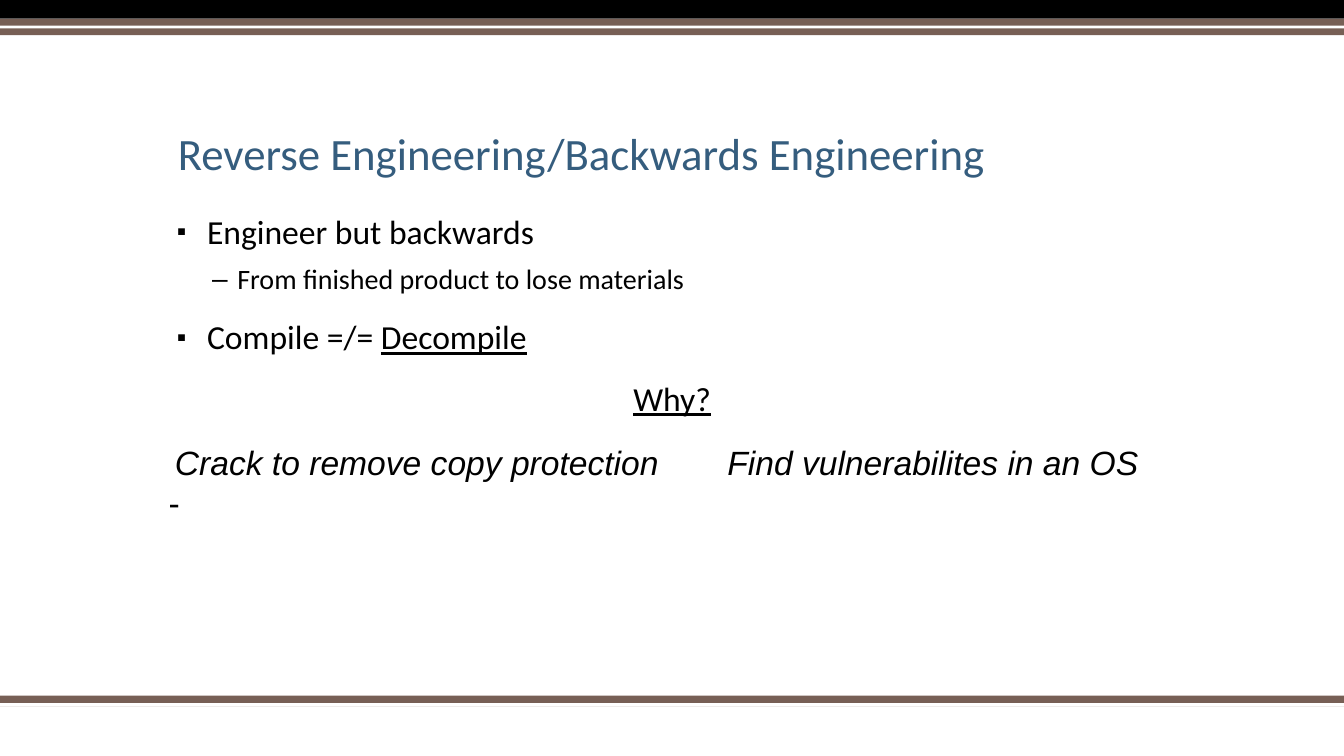
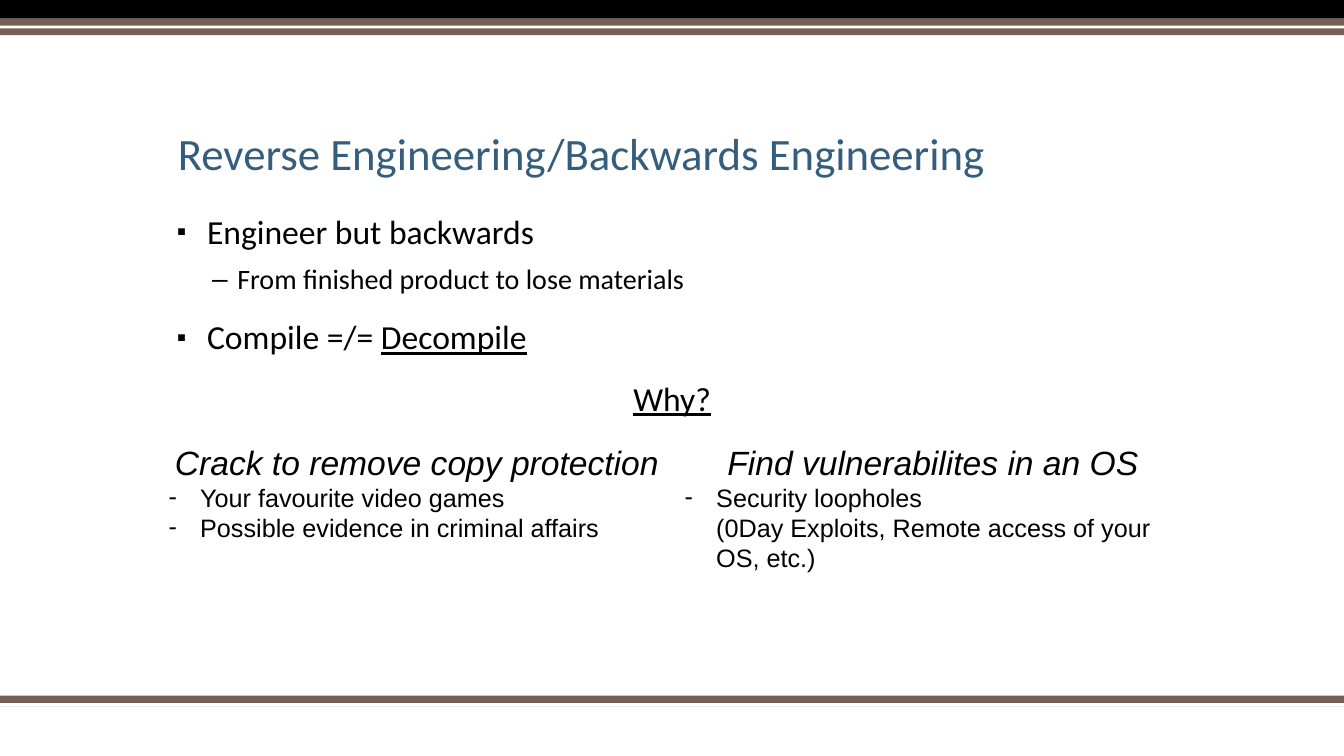
Before and after one commit to sebivenlo/ESDE_2021_Ghidra, a slide deck: slide 4 of Reverse Engineering.pptx. Drawn at 1344x756 pixels with LibreOffice and Linux fonts; fonts in the diff are those of the drawing; background and template pictures are left out. Boxes give left, top, right and bottom in pixels: in the first picture for what was removed or moved away, otherwise in the second. Text is boxed around its words. In the diff, an @@ line names an element or a change of style, - is before the commit and + after.

```diff
--- a/Reverse Engineering.pptx
+++ b/Reverse Engineering.pptx
@@ text at bbox=[200, 488, 599, 538]: text changed; size 24 to 18 pt @@
--
+– Your favourite video games
+– Possible evidence in criminal affairs
@@ text at bbox=[716, 488, 1150, 573]: paragraph added @@
+– Security loopholes
+  (0Day Exploits, Remote access of your OS, etc.)
```
Also in this commit, not shown: 1 other slide changed.
